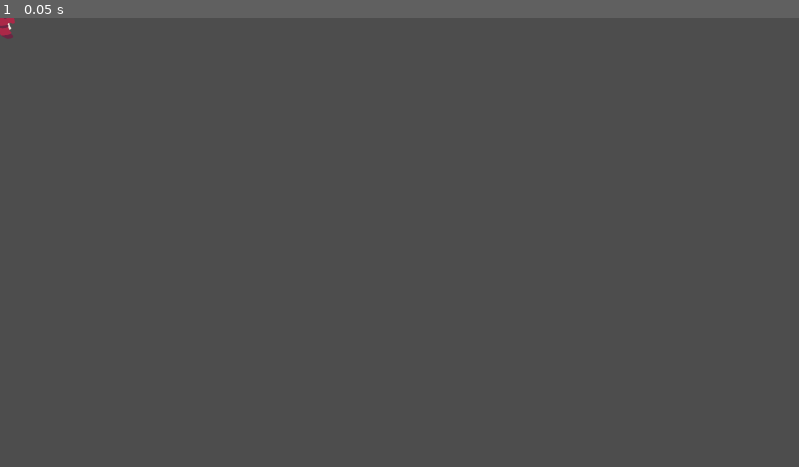
Above: before the commit, frame 1.
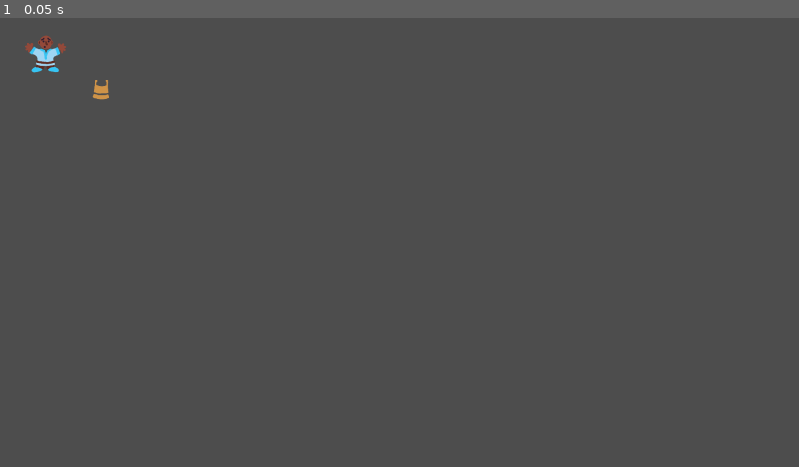
Above: after the commit, the same moment.

Repository: Hangover-Sunshine/KATAMARI-MEATBALL
Game: Godot game, scene res://scenes/menus/ArtTest1.tscn
Same seed, same stepped clock (60 frames per second), same inputs: the game is played once before the commit and once after it. This scene is started directly instead of the project's main scene.
Inputs:
- Up to frame 1 (0.05 s): no input

The runs differ from the first frame. In frame 1, 0.3% of the frame differs, in the area x 0-14%, y 0-19%.

Commit message:
NPC Visuals Randomizer
Depending on character variable, all_character prefab will pick who is being drawn and select an outfit from them that makes sense.

Diff:
--- /dev/null
+++ b/prefabs/entities/all_character.gd
@@ -0,0 +1,99 @@
+extends Node2D
+
+@onready var cult_heads = $All_Skeleton/Heads/Cult_Heads
+@onready var hero_heads = $All_Skeleton/Heads/Hero_Heads
+@onready var peon_heads = $All_Skeleton/Heads/Peon_Heads
+
+@onready var all_hands = $All_Skeleton/AllHands
+
+@onready var all_body = $All_Skeleton/AllBody
+@onready var peon_aapron = $All_Skeleton/Peon_Aapron
+
+# 0 - Player | 1 - Cultist | 2 - HERO Guard
+# 3 - HERO Archer | 4 - HERO Wizard | 5 - Peon
+var character = 5
+
+# 0 - Pink | 1 - Ginger | 2 - Brown
+var skin_color:int = 0
+var head_id:int = 0
+var clothes_id:int = 0
+var has_aapron:int = 0
+
+# Called when the node enters the scene tree for the first time.
+func _ready():
+	clear_character()
+	if character != 0:
+		generate_character()
+
+# Draws character from collection of assets
+func generate_character():
+	all_hands.visible = true
+	skin_color = randi() % 3
+	all_hands.frame = skin_color
+	if character == 1:
+		draw_cultist()
+	elif character > 1 and character < 5:
+		draw_hero()
+	elif character == 5:
+		draw_peon()
+
+func draw_cultist():
+	cult_heads.visible = true
+	head_id = randi() % 4
+	cult_heads.frame = ((head_id * 3) + skin_color)
+	all_body.frame = 1
+
+func draw_hero():
+	hero_heads.visible = true
+	if character == 2:
+		draw_hero_guard()
+	elif character == 3:
+		draw_hero_archer()
+	elif character == 4:
+		draw_hero_wizard()
+
+func draw_hero_guard():
+	hero_heads.visible = true
+	head_id = randi() % 4
+	print("skin: ", skin_color)
+	print("head: ", head_id)
+	hero_heads.frame = skin_color
+	clothes_id = randi() % 2
+	all_body.frame = 2 + clothes_id
+
+func draw_hero_archer():
+	hero_heads.visible = true
+	head_id = randi() % 4
+	print("skin: ", skin_color)
+	print("head: ", head_id)
+	hero_heads.frame = ((head_id * 3) + skin_color)
+	clothes_id = randi() % 2
+	all_body.frame = 4 + clothes_id
+
+func draw_hero_wizard():
+	hero_heads.visible = true
+	head_id = 0
+	hero_heads.frame = skin_color
+	clothes_id = randi() % 2
+	all_body.frame = 6 + clothes_id
+
+func draw_peon():
+	peon_heads.visible = true
+	head_id = randi() % 4
+	peon_heads.frame = ((head_id * 3) + skin_color)
+	clothes_id = randi() % 6
+	all_body.frame = 8 + clothes_id
+	has_aapron = randi() % 2
+	peon_aapron.visible = has_aapron
+
+func clear_character():
+	all_body.visible = true
+	all_hands.visible = false
+	cult_heads.visible = false
+	hero_heads.visible = false
+	peon_heads.visible = false
+	peon_aapron.visible = false
+	all_hands.frame = 0
+	cult_heads.frame = 0
+	hero_heads.frame = 0
+	peon_heads.frame = 0
--- a/prefabs/entities/all_character.tscn
+++ b/prefabs/entities/all_character.tscn
@@ -1,6 +1,7 @@
-[gd_scene load_steps=7 format=3 uid="uid://dyxumeknnbar3"]
+[gd_scene load_steps=8 format=3 uid="uid://dyxumeknnbar3"]
 
 [ext_resource type="Texture2D" uid="uid://6xec75gnikfa" path="res://assets/characters/All_Hands.png" id="1_12a3x"]
+[ext_resource type="Script" path="res://prefabs/entities/all_character.gd" id="1_h2sn6"]
 [ext_resource type="Texture2D" uid="uid://csfe5gl2dy18y" path="res://assets/characters/Cult_Heads.png" id="2_ka302"]
 [ext_resource type="Texture2D" uid="uid://bcaynjkdimu7g" path="res://assets/characters/Hero_Heads.png" id="3_4sslf"]
 [ext_resource type="Texture2D" uid="uid://bs2qgmbj5ftk1" path="res://assets/characters/Peon_Heads.png" id="4_ug4sn"]
@@ -8,6 +9,7 @@
 [ext_resource type="Texture2D" uid="uid://dw57b5pxbq84n" path="res://assets/characters/Aapron.png" id="6_pg4gs"]
 
 [node name="All_Character" type="Node2D"]
+script = ExtResource("1_h2sn6")
 
 [node name="All_Skeleton" type="Node2D" parent="."]
 
--- a/scenes/menus/ArtTest1.tscn
+++ b/scenes/menus/ArtTest1.tscn
@@ -1,7 +1,13 @@
-[gd_scene load_steps=2 format=3 uid="uid://dk5urnt7bdewl"]
+[gd_scene load_steps=3 format=3 uid="uid://dk5urnt7bdewl"]
 
 [ext_resource type="PackedScene" uid="uid://dyxumeknnbar3" path="res://prefabs/entities/all_character.tscn" id="1_8anwa"]
+[ext_resource type="Texture2D" uid="uid://dw57b5pxbq84n" path="res://assets/characters/Aapron.png" id="6_l56i0"]
 
 [node name="ArtTest1" type="Node2D"]
 
 [node name="All_Character" parent="." instance=ExtResource("1_8anwa")]
+position = Vector2(110, 84)
+
+[node name="Aapron" type="Sprite2D" parent="."]
+position = Vector2(242, 172)
+texture = ExtResource("6_l56i0")
